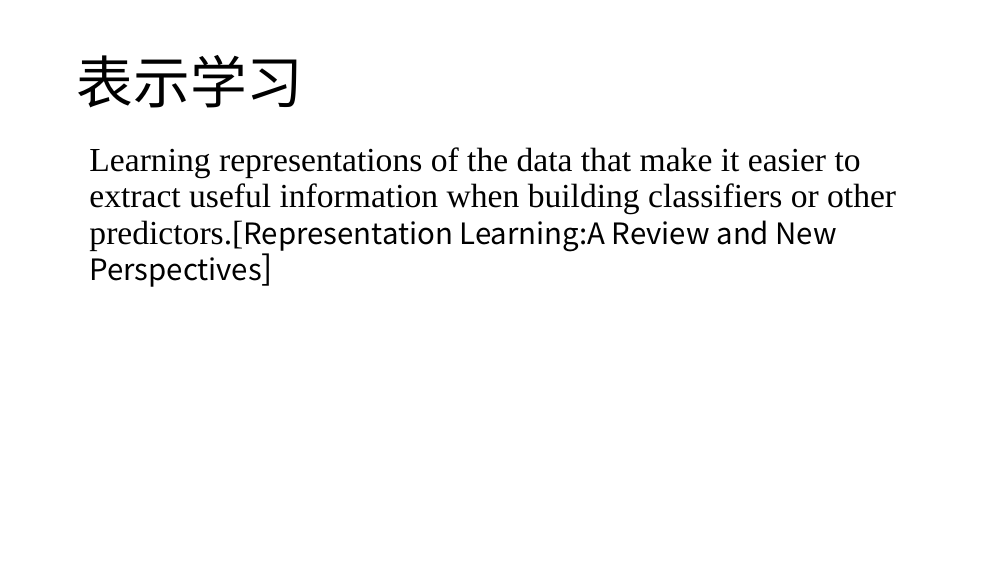
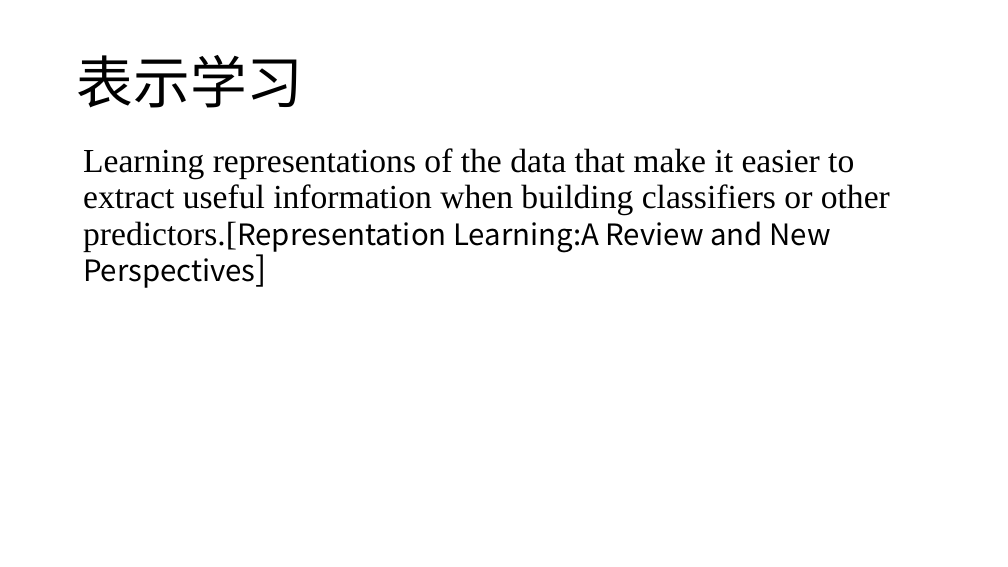
Before and after one commit to zyxdSTU/presetation, a slide deck: slide 2 of 知识表示学习/知识表示学习.pptx. Drawn at 1008x567 pixels with LibreOffice and Linux fonts; fonts in the diff are those of the drawing. Boxes give left, top, right and bottom in pixels: in the first picture for what was removed or moved away, otherwise in the second. Text is boxed around its words. In the diff, an @@ line names an element or a change of style, - is before the commit and + after.

```diff
--- a/知识表示学习/知识表示学习.pptx
+++ b/知识表示学习/知识表示学习.pptx
@@ text "Learning representations of the data ...": place and size @@
-text "Learning representations of the data ..." at box(89, 147, 896, 287)
+text "Learning representations of the data ..." at box(83, 148, 890, 288)
```
Also in this commit, not shown: 3 other slides changed, 3 slides added, 3 slides removed, 4 other files.
